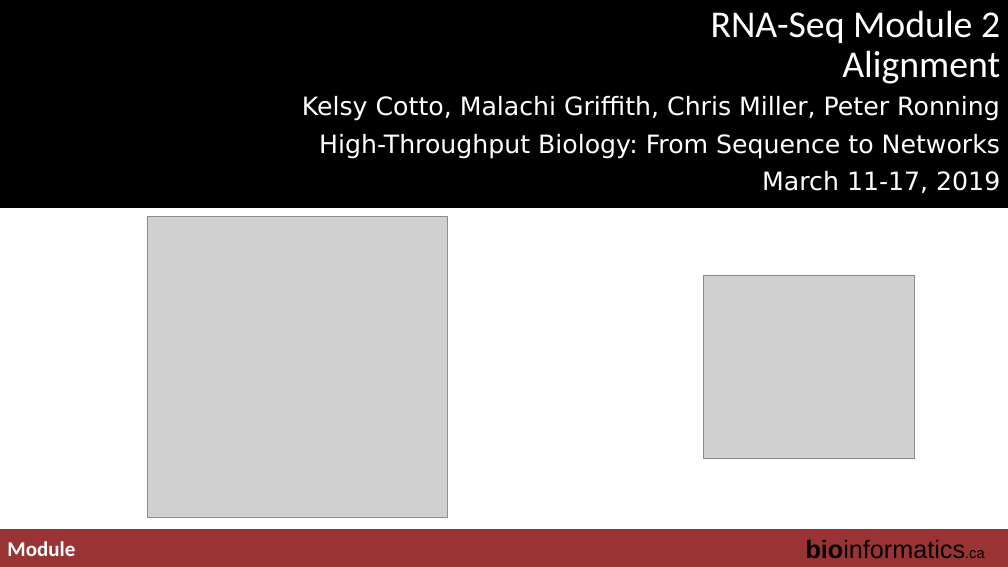
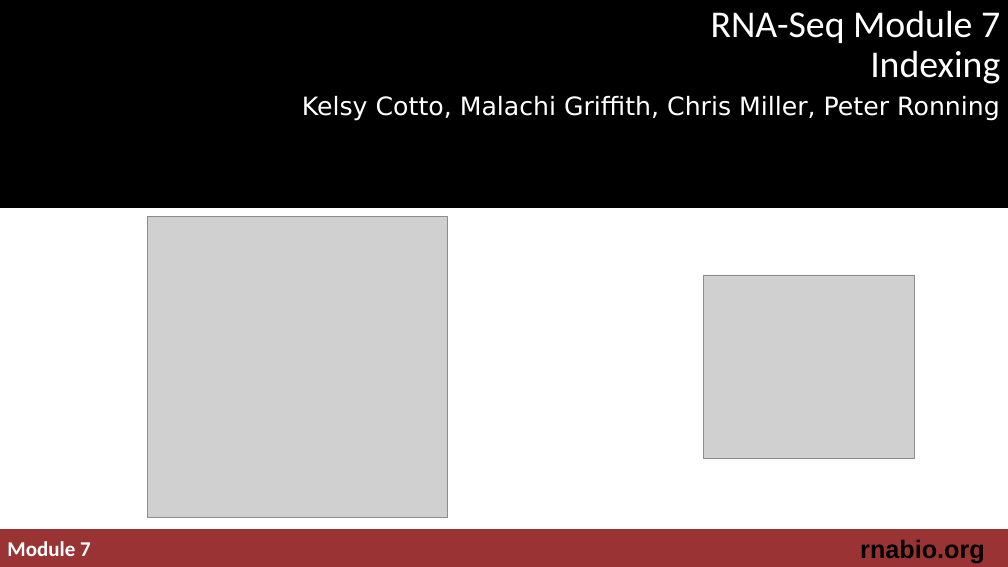
Before and after one commit to griffithlab/rnabio.org, a slide deck: slide 1 of assets/lectures/cbw-cshl/2019/mini/RNASeq_MiniLecture_07_Indexing.pptx (slide 3 before the commit). Drawn at 1008x567 pixels with LibreOffice and Linux fonts; fonts in the diff are those of the drawing; grey boxes stand for pictures; background and template pictures are left out. Boxes give left, top, right and bottom in pixels: in the first picture for what was removed or moved away, otherwise in the second. Text is boxed around its words. In the diff, an @@ line names an element or a change of style, - is before the commit and + after.

```diff
--- a/assets/lectures/cbw-cshl/2019/mini/RNASeq_MiniLecture_07_Indexing.pptx
+++ b/assets/lectures/cbw-cshl/2019/mini/RNASeq_MiniLecture_07_Indexing.pptx
@@ title at [711,10,1000,84]: text changed @@
-RNA-Seq Module 2
-Alignment
+RNA-Seq Module 7
+Indexing
@@ subtitle at [319,134,1000,193]: paragraphs removed @@
-High-Throughput Biology: From Sequence to Networks
-March 11-17, 2019
@@ text at [860,539,985,563]: text changed; bold on @@
-bioinformatics.ca
+rnabio.org
@@ text at [7,541,91,556]: text changed @@
-Module
+Module 7
```
Also in this commit, not shown: 2 slides removed, 6 other files.
